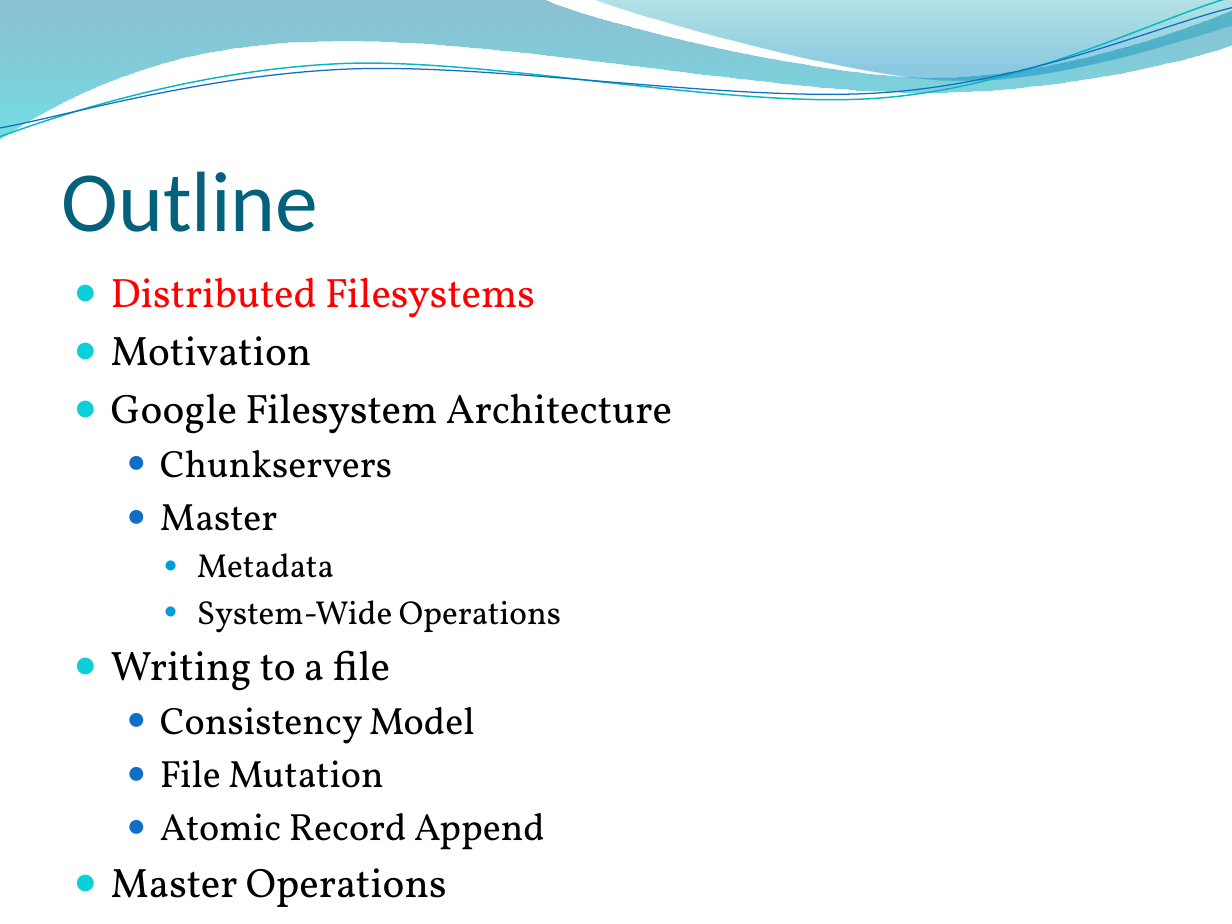
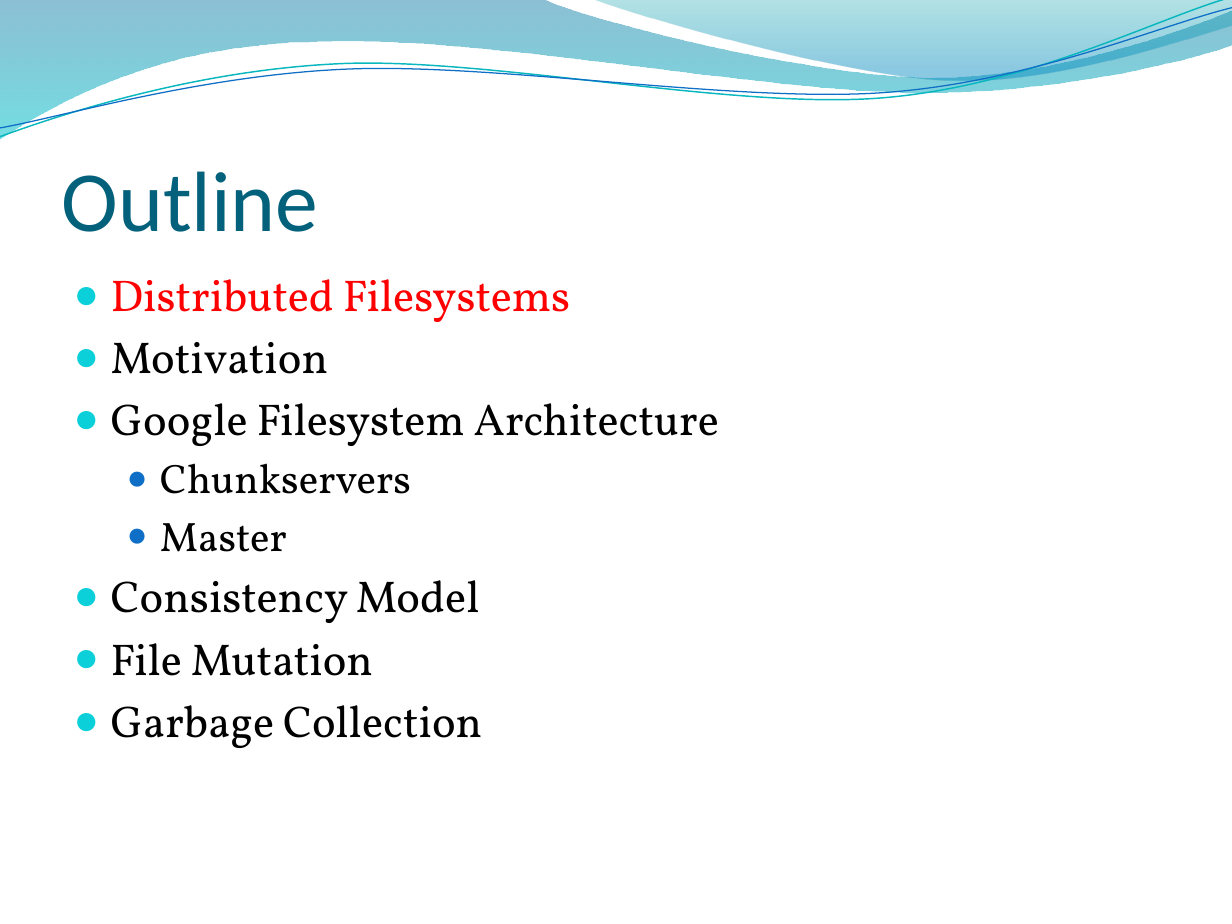
Before and after one commit to edvelezg/unb-os, a slide deck: slide 2 of google-fs/google-fs.pptx. Drawn at 1232x924 pixels with LibreOffice and Linux fonts; fonts in the diff are those of the drawing; background and template pictures are left out. Boxes give left, top, right and bottom in pixels: in the first picture for what was removed or moved away, otherwise in the second. Text is boxed around its words. In the diff, an @@ line names an element or a change of style, - is before the commit and + after.

```diff
--- a/google-fs/google-fs.pptx
+++ b/google-fs/google-fs.pptx
@@ text at (111,279,719,676): size 24.1 to 26 pt in "Distributed Filesystems", "Motivation", "Google Filesystem Architecture"; size 22.2 to 24 pt in "Chunkservers", "Master"; size 22.2 to 26 pt in "Consistency Model", "File Mutation"; list level 2 to 1 in "Consistency Model"; bullet colour #0F6FC6 to #0BD0D9; list level 2 to 1 in "File Mutation" @@
@@ text at (111,553,561,691): paragraphs removed @@
-    ● Metadata
-    ● System-Wide Operations
-● Writing to a file
@@ text at (111,705,482,748): text changed; size 22.2 to 26 pt @@
-  ● Atomic Record Append
-● Master Operations
+● Garbage Collection
```
Also in this commit, not shown: 12 other slides changed, 2 slides added, 4 slides removed.
